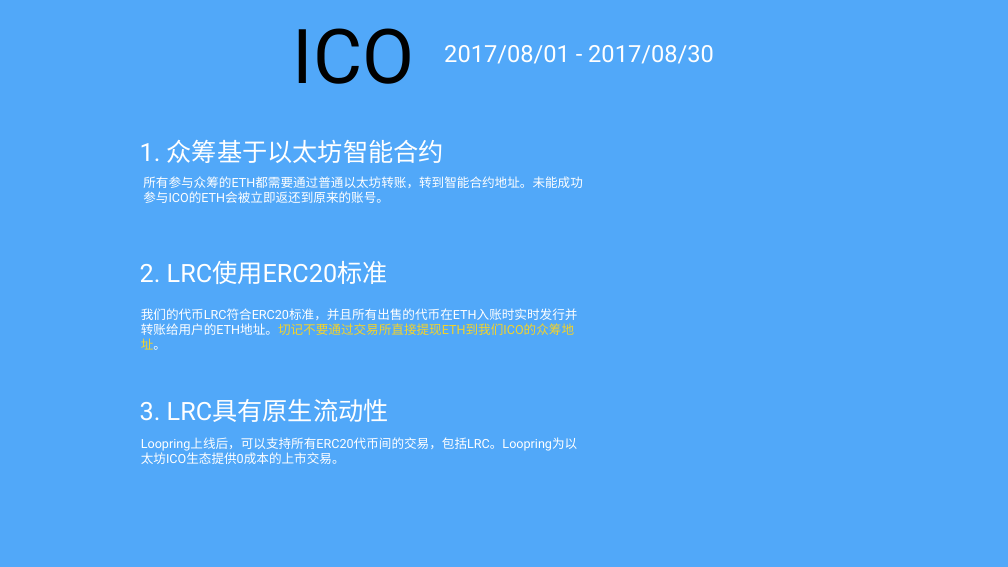
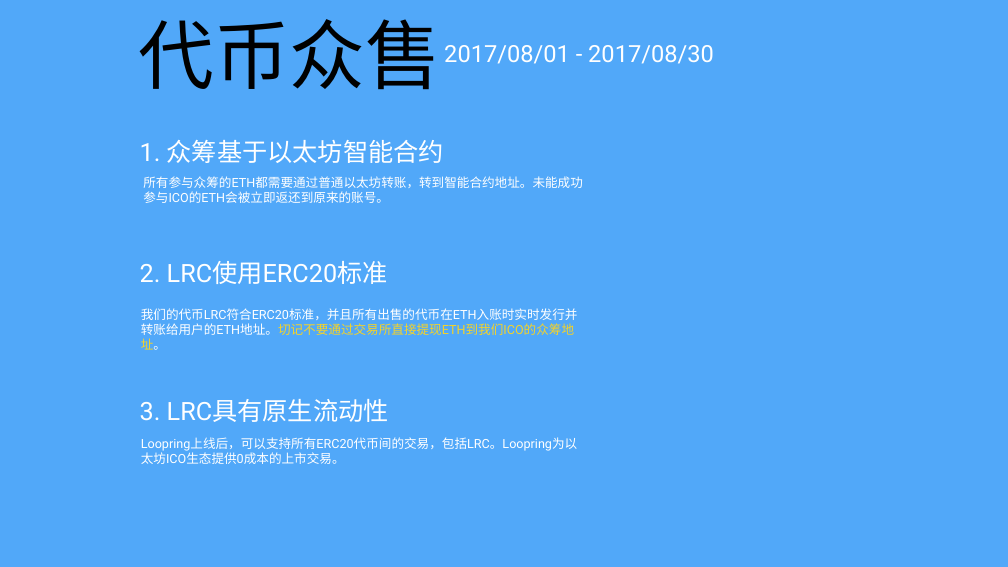
Before and after one commit to Loopring/whitepaper, a slide deck: slide 34 of keynote/loopring-technical.pptx (slide 32 before the commit). Drawn at 1008x567 pixels with LibreOffice and Linux fonts; fonts in the diff are those of the drawing. Boxes give left, top, right and bottom in pixels: in the first picture for what was removed or moved away, otherwise in the second. Text is boxed around its words. In the diff, an @@ line names an element or a change of style, - is before the commit and + after.

```diff
--- a/keynote/loopring-technical.pptx
+++ b/keynote/loopring-technical.pptx
@@ text added at (139, 19, 441, 90), 144 pt, text #000000 @@
+代币众售
@@ text removed at (293, 28, 415, 84) @@
-ICO
```
Also in this commit, not shown: 5 other slides changed, 5 slides added, 3 slides removed, 2 other files.
